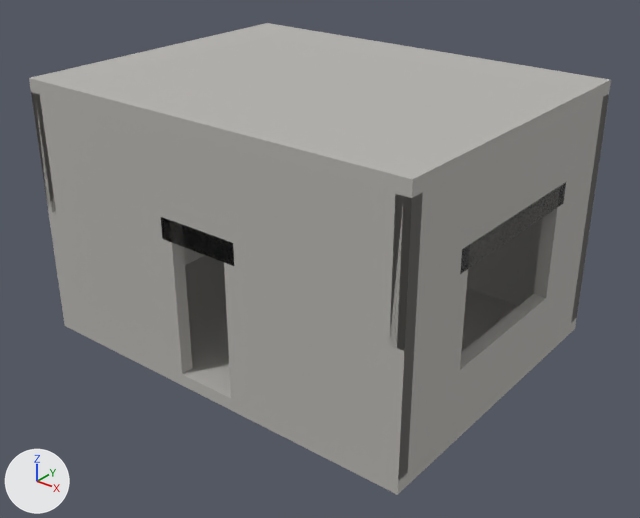
The FBX model Assets/_Project/04.Art/02.Models/Interior/SM_Room_Cell.fbx, before and after one commit.
Both versions are drawn from a camera (50 mm lens) standing at (7.67, -9.56, 6.94) and looking at (0.2, -0.23, 1.16). The lights are fixed; the arrows at lower left show +X, +Y and +Z. The picture after the commit comes second. Where no turn or scale is listed for an object, it has been applied to the vertices. Vertices at exactly the same position are counted once.

In view in the first picture: 'SM_Room_Cell'.
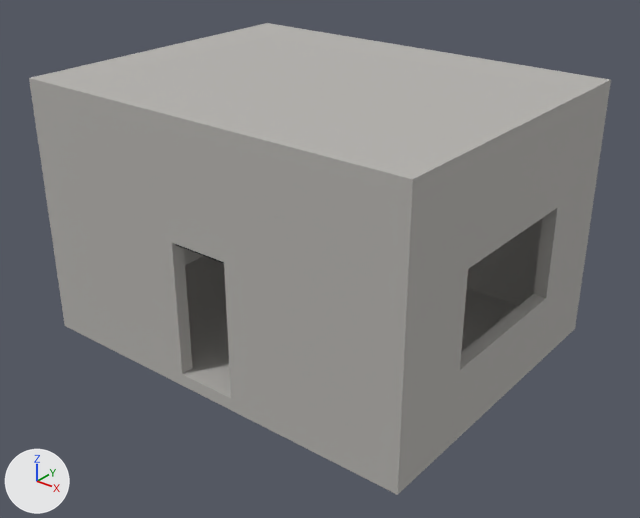
The change, as a list of edits to the scene's bpy script:
```text
Change me_sm_room_cell:
    where me_sm_room_cell.from_pydata(...)  # 108 vertices, 102 faces; spans x -3.2..3.2, y -2.5..2.5, z -0.2..3.8
    used by ob_sm_room_cell; location = (0.0, 0.0, 0.0)
    verts and faces of me_sm_room_cell; kept vertices keep their numbers, new ones are numbered from 108
    before: 6 (3.2, 2.5, 0.0) at pixel (576, 317), 7 (-3.2, 2.5, 0.0), 10 (3.2, 2.5, 3.6) at pixel (609, 93), 11 (-3.2, 2.5, 3.6), 40 (-3.2, 2.3, 0.0)
    before: 41 (3.2, 2.3, 0.0) at pixel (571, 322), 42 (-3.2, 2.3, 3.6), 43 (3.2, 2.3, 3.6) at pixel (603, 96), 45 (-3.0, 2.5, 0.0), 47 (-3.0, 2.5, 3.6)
    before: 74 (3.0, 2.5, 0.0), 75 (3.0, 2.5, 3.6)
    me_sm_room_cell part 1: a new loose piece, a box spanning x -0.65..0.65, y -2.44..-2.16, z 1.99..2.31, in mat_m_mega_dark (dark grey #3e3f42)
    me_sm_room_cell part 2: the loose piece of 8 vertices spanning x 2.86..3.2, y -1.38..1.38, z 2.3..2.62 is deleted
    me_sm_room_cell part 3: the loose piece of 8 vertices spanning x -0.65..0.65, y -2.5..-2.16, z 2.05..2.37 is deleted
    me_sm_room_cell part 4
    4 vertices are removed from x -3.2..3.2, y -2.3, z 0.0..3.6
    10 faces are deleted
    4 vertices are added at (-3.0, -2.3, 0.0), (-3.0, -2.3, 3.6), (3.0, -2.3, 0.0), (3.0, -2.3, 3.6)
    10 new faces join them, mat_m_mega_concrete (grey #b6b3af)
    me_sm_room_cell part 5
    add delete_vertices([*range(40, 44)])  # with the faces that use them
    add delete_faces([(6, 7, 11, 10)])
    add for new, old in zip([*range(112, 116)], [45, 47, 74, 75]): verts[new] = verts[old] + (0.0, -0.2, 0.0)
    add faces += [(45, 74, 114, 112), (47, 113, 115, 75), (112, 114, 115, 113), (74, 75, 115, 114), (45, 47, 75, 74), (45, 112, 113, 47)]  # mat_m_mega_concrete (grey #b6b3af)
```

Changed parts and their boxes [x1, y1, x2, y2] in the pictures (640 x 518 px; the box of a moved part takes in the faces that stretch with it):
part 1 of me_sm_room_cell, added (mostly hidden)
    after: [175, 244, 224, 263]
part 2 of me_sm_room_cell, deleted
    before: [460, 182, 566, 274]
part 3 of me_sm_room_cell, deleted
    before: [161, 217, 234, 266]
part 4 of me_sm_room_cell, moved or reshaped
    before: [31, 92, 422, 480]
    after: [40, 95, 395, 474]
part 5 of me_sm_room_cell, moved or reshaped
    before: [467, 97, 608, 323]
    after: [467, 219, 542, 305]
